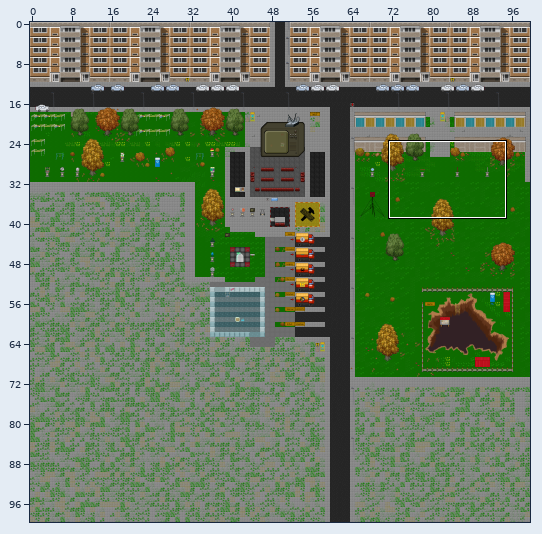
A Tiled map (JSON) gets an edit: maps/main.json. Above: a wide view before the commit, with the close-up outlined.
Close-up. First the earlier version:
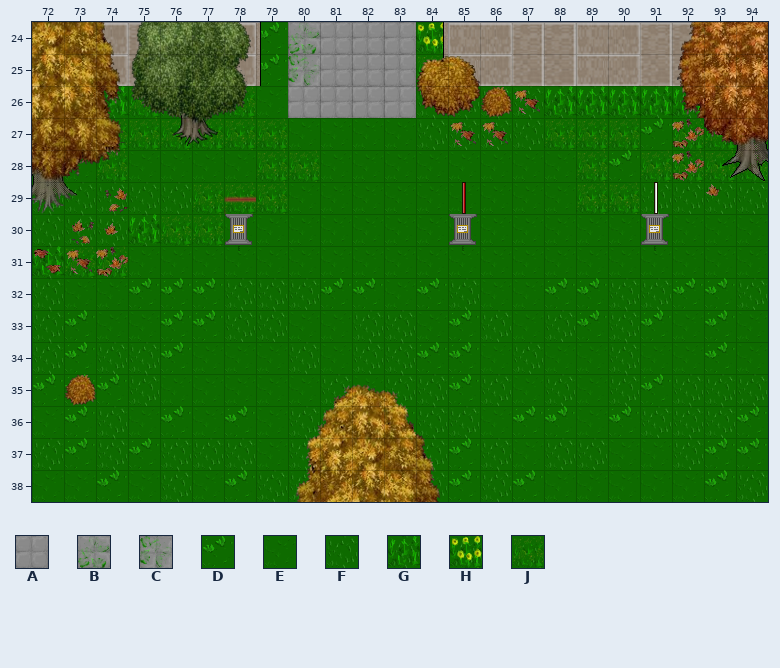
Cells are 32x32 px. Shown: x 72..94, y 24..38.
Key: from "floortileset": A 0, B 10 flipped left-right, C 10 flipped on the other diagonal, D 18, E 19, F 57, G 59, H 61, J 63.
_ is an empty cell, # one hidden under a higher layer.
Layers that did not change in this view are not listed.
Layer "floor" before, first column x 72:
24 _______DB_AAH__________
25 _______DCAAAJ__________
26 ##GJEEJEAAAAFFFFGGGGG##
27 ##JJJJJJEEEEFFFFJJJDJJE
28 EEJEEEEJJEEEEEEEEJDJJJJ
29 FFFFFJJJEEEEEEEEEJJFFFF
30 FFFGJJEEEEEEEEEEEEEEEEE
31 GJJEEEEEEEEEEEEEEEEEEEE
32 FEEDDDFFFDDEDFEEDDFFDDF
33 FDEEDDFFEEFFEDFEFDFDEDE
34 FDFFDEEEFEFFDDEFEEFEEDE
35 DDDFEEEEEFEFFDFEFEFDFFF
36 EDFEDEDEFF#DFFEDDEDFFFD
37 FDFDFFFEF###FDFEFFEEFDD
38 EEDEFEDFF###FDFDEEEEEDF
After the commit:
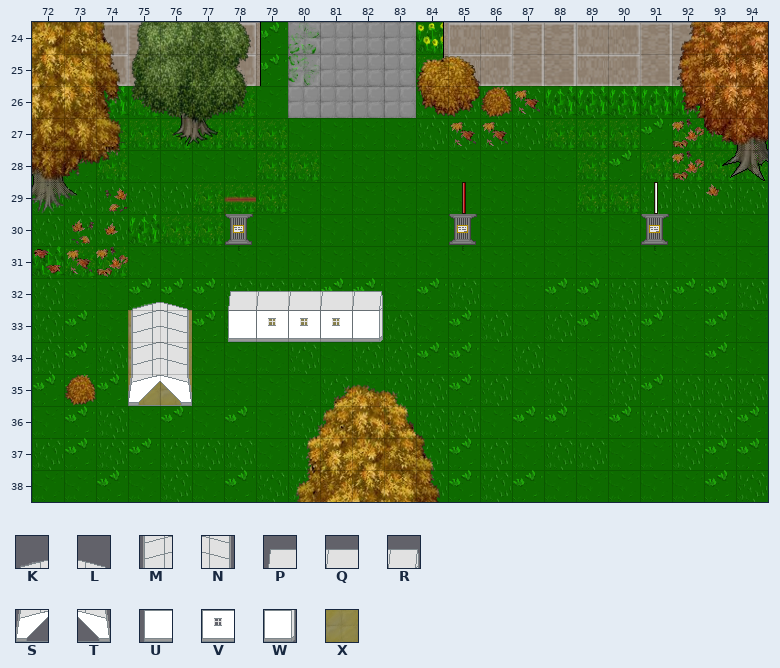
Further tiles: from "chaosz0ne": K 1334, L 1335, M 1366, N 1367, P 1368, Q 1369, R 1370, S 1398, T 1399, U 1400, V 1401, W 1402; from "floortileset": X 24.
Tiles of an added or newly shown layer are drawn over the layers below it.
Changes in this commit:
Layer "floor":
Tile D gives way to tile X in rows 33 to 34 at x 76.
Tile E gives way to tile X in row 33 at x 75 and 80 to 81; in row 35 at x 76.
Tile F gives way to tile X in row 33 at x 79; in rows 34 to 35 at x 75.
Layer "campzone" (added):
The edit adds tile K in row 32 at x 75.
The edit adds tile L in row 32 at x 76.
The edit adds tile M in rows 33 to 34 at x 75.
The edit adds tile N in rows 33 to 34 at x 76.
The edit adds tile P in row 32 at x 78.
The edit adds tile Q in row 32 at x 79 to 81.
The edit adds tile R in row 32 at x 82.
The edit adds tile S in row 35 at x 75.
The edit adds tile T in row 35 at x 76.
The edit adds tile U in row 33 at x 78.
The edit adds tile V in row 33 at x 79 to 81.
The edit adds tile W in row 33 at x 82.
Boxes around the changes in both close-ups, in picture pixels (x1, y1, x2, y2):
changed: (128, 302, 192, 406)
changed: (228, 291, 383, 342)
